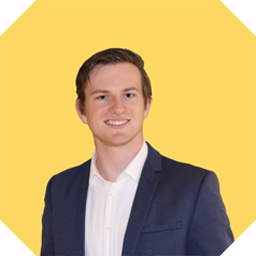
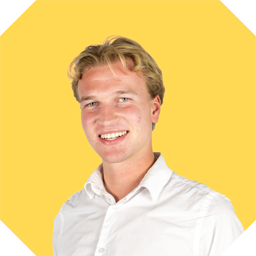
Layers edited between the first and the second w=256, h=256 image:
removed layer "Layer 10" over [0, 0, 256, 256]
added layer "Layer 20" above "Layer 19" over [0, 0, 256, 256]
added layer "Layer 19" above "Layer 18" over [0, 0, 256, 256]
added layer "Layer 17" above "Layer 16" over [0, 0, 256, 256]
added layer "Rectangle 1" above "Layer 12" over [0, 0, 256, 256]
added layer "Layer 12" above "Layer 9" over [0, 0, 256, 256]
